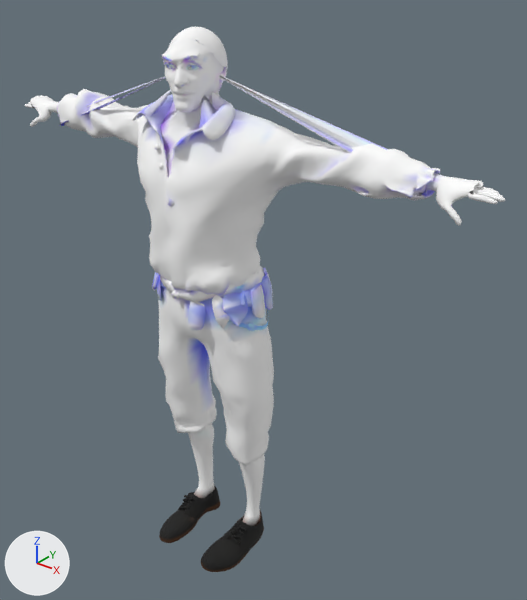
Before and after pictures for a commit that changed the glTF model assets/crew/sailor.glb.
The view is the same before and after, from a camera (50 mm lens) standing at (1.426, -1.485, 1.953) and looking at (0.115, 0.155, 0.936). The lights are fixed; the arrows at lower left show +X, +Y and +Z. The older version comes first. Vertices at exactly the same position are counted once.

The older version as bpy lines, for what is in view:
```python
me_sailor = bpy.data.meshes.new('sailor')
me_sailor.from_pydata(...)  # 8264 vertices, 15692 faces; spans x -0.87..0.88, y -0.15..0.2, z -0.02..1.76
me_sailor.materials.append(mat_sailor_vertex_colours)
ob_superhero_male = bpy.data.objects.new('SuperHero_Male', me_sailor)
ob_superhero_male.location = (0.0, 0.0, 0.0)
```
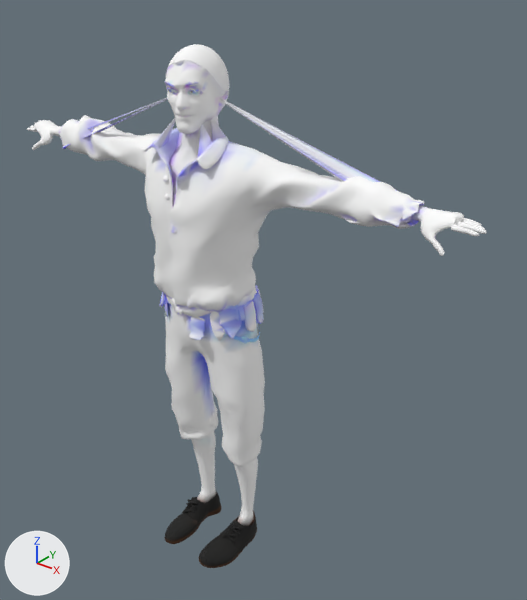
Pixel boxes (x1, y1, x2, y2) of what changed, in the pictures (527 x 600 px; the box of a moved part takes in the faces that stretch with it):
'SuperHero_Male', reshaped: before (25, 27, 505, 572); after (27, 44, 487, 568)
part 1 of me_sailor, moved or reshaped: before (201, 511, 264, 572); after (198, 511, 257, 568)
part 2 of me_sailor, moved or reshaped: before (158, 265, 274, 466); after (165, 287, 265, 467)
part 3 of me_sailor, moved or reshaped: before (250, 283, 265, 319); after (243, 300, 257, 332)
part 4 of me_sailor, moved or reshaped: before (25, 95, 59, 127); after (27, 120, 61, 150)
part 5 of me_sailor, moved or reshaped: before (159, 486, 220, 543); after (164, 491, 221, 544)
part 6 of me_sailor, moved or reshaped: before (239, 454, 265, 526); after (234, 457, 258, 526)
part 7 of me_sailor, moved or reshaped: before (226, 309, 268, 331); after (222, 323, 260, 344)
part 8 of me_sailor, moved or reshaped: before (240, 289, 253, 307); after (235, 305, 245, 321)
part 9 of me_sailor, moved or reshaped: before (188, 423, 215, 498); after (191, 431, 216, 503)
part 10 of me_sailor, moved or reshaped: before (222, 293, 248, 326); after (219, 309, 242, 339)
part 11 of me_sailor, moved or reshaped: before (57, 27, 505, 330); after (59, 44, 487, 342)

The change, as a diff of the scene's bpy script:
```diff
--- a/assets/crew/sailor.glb.py
+++ b/assets/crew/sailor.glb.py
@@ me_sailor @@
 # used by ob_superhero_male; location = (0.0, 0.0, 0.0)
-me_sailor.from_pydata(...)  # 8264 vertices, 15692 faces; spans x -0.87..0.88, y -0.15..0.2, z -0.02..1.76
+me_sailor.from_pydata(...)  # 8264 vertices, 15692 faces; spans x -0.85..0.85, y -0.15..0.19, z -0.01..1.71
+# me_sailor part 1: the loose piece of 333 vertices spanning x 0.05..0.17, y -0.15..0.15, z -0.01..0.11 is scaled about the mesh origin by 0.93
+# me_sailor part 2: the loose piece of 701 vertices spanning x -0.21..0.21, y -0.1..0.18, z 0.39..1.11 is scaled about its middle by (0.848, 0.907, 0.937), then moved by (0.0, 0.0, -0.04)
+# me_sailor part 3: the loose piece of 32 vertices spanning x 0.17..0.21, y 0.01..0.06, z 0.94..1.05 is moved by (-0.03, 0.0, -0.06)
+# me_sailor part 4: the loose piece of 412 vertices spanning x -0.87..-0.66, y 0.0..0.1, z 1.38..1.48 is moved by (0.02, -0.02, -0.08)
+# me_sailor part 5: the loose piece of 333 vertices spanning x -0.18..-0.07, y -0.14..0.14, z -0.02..0.1 is scaled about the mesh origin by (0.931, 0.928, 0.927)
+# me_sailor part 6: the loose piece of 110 vertices spanning x 0.06..0.16, y 0.02..0.14, z 0.07..0.42 is scaled about the mesh origin by (0.923, 0.919, 0.963)
+# me_sailor part 7: the loose piece of 55 vertices spanning x 0.1..0.2, y -0.06..0.18, z 0.9..1.01 is scaled about the mesh origin by (0.879, 0.887, 0.932)
+# me_sailor part 8: the loose piece of 46 vertices spanning x 0.16..0.19, y -0.02..0.03, z 0.99..1.04 is moved by (-0.03, 0.0, -0.06)
+# me_sailor part 9: the loose piece of 110 vertices spanning x -0.17..-0.07, y 0.03..0.13, z 0.07..0.43 is scaled about the mesh origin by (0.928, 0.926, 0.96)
+# me_sailor part 10: the loose piece of 49 vertices spanning x 0.13..0.18, y -0.07..0.0, z 0.94..1.04 is moved by (-0.02, 0.0, -0.06)
+# me_sailor part 11: 5558 of 8264 vertices moved; they spanned x -0.69..0.88, y -0.13..0.2, z 0.91..1.76 and now span x -0.67..0.85, y -0.12..0.19, z 0.87..1.71; mean shift (0.0, -0.01, -0.07); largest move (0.0, 0.09, 1.52) -> (0.0, 0.09, 1.41)
+# other edits to the shape of me_sailor do not show in these pictures
 me_sailor.materials.append(mat_sailor_vertex_colours)
```
